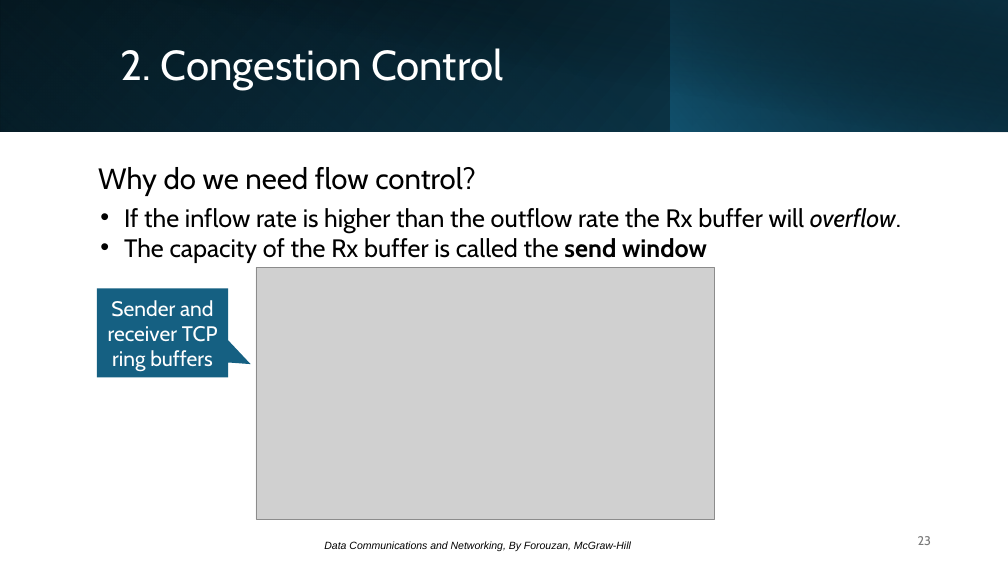
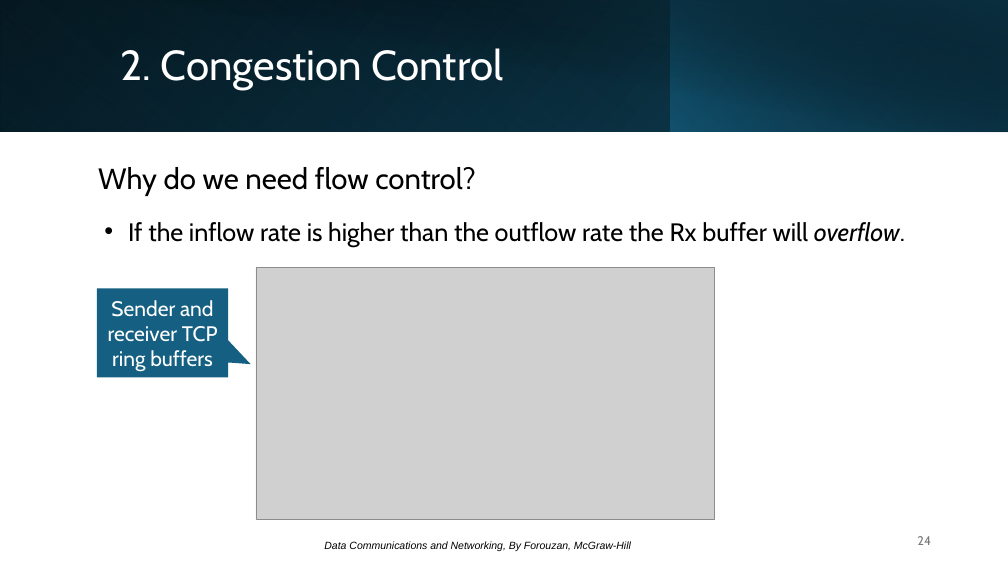
Before and after one commit to michaelgalle/ComputerNetworks, a slide deck: slide 24 of Introduction to Networks - TCP congestion - slides.pptx (slide 23 before the commit). Drawn at 1008x567 pixels with LibreOffice and Linux fonts; fonts in the diff are those of the drawing; grey boxes stand for pictures. Boxes give left, top, right and bottom in pixels: in the first picture for what was removed or moved away, otherwise in the second. Text is boxed around its words. In the diff, an @@ line names an element or a change of style, - is before the commit and + after.

```diff
--- a/Introduction to Networks - TCP congestion - slides.pptx
+++ b/Introduction to Networks - TCP congestion - slides.pptx
@@ text "If the inflow rate is ..." moved from (x1=124, y1=208, x2=901, y2=263) to (x1=128, y1=222, x2=905, y2=247) @@
@@ text at (x1=124, y1=238, x2=707, y2=263): paragraph removed @@
-• The capacity of the Rx buffer is called the send window
@@ page number at (x1=917, y1=536, x2=931, y2=545): text changed @@
-23
+24
```
Also in this commit, not shown: 15 other slides changed, 1 slide added, 1 other file.
